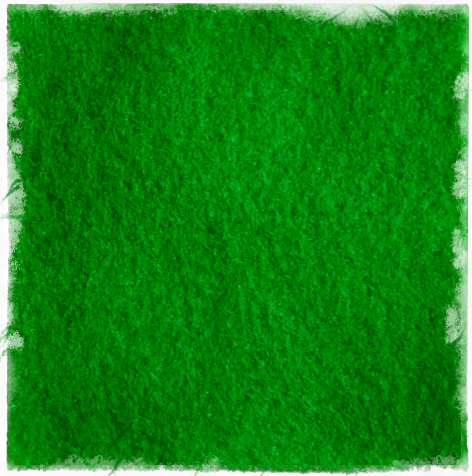
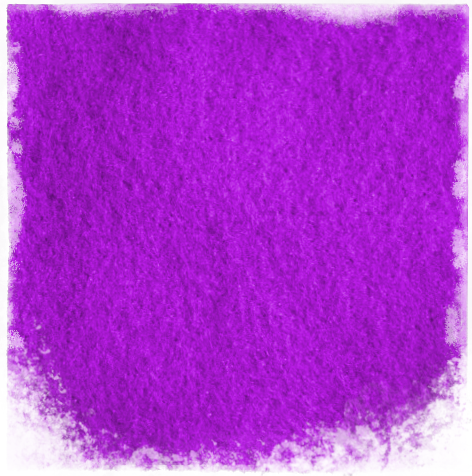
Comparing the layer stacks of the two 472 x 476 images. Changes:
added layer "goal tile" above "middle tile" over (x1=0, y1=0, x2=472, y2=476)
renamed "Pasted Layer copy" to "middle tile", hid it over (x1=0, y1=0, x2=472, y2=476)
hid "Layer #1" over (x1=0, y1=1, x2=472, y2=476)
